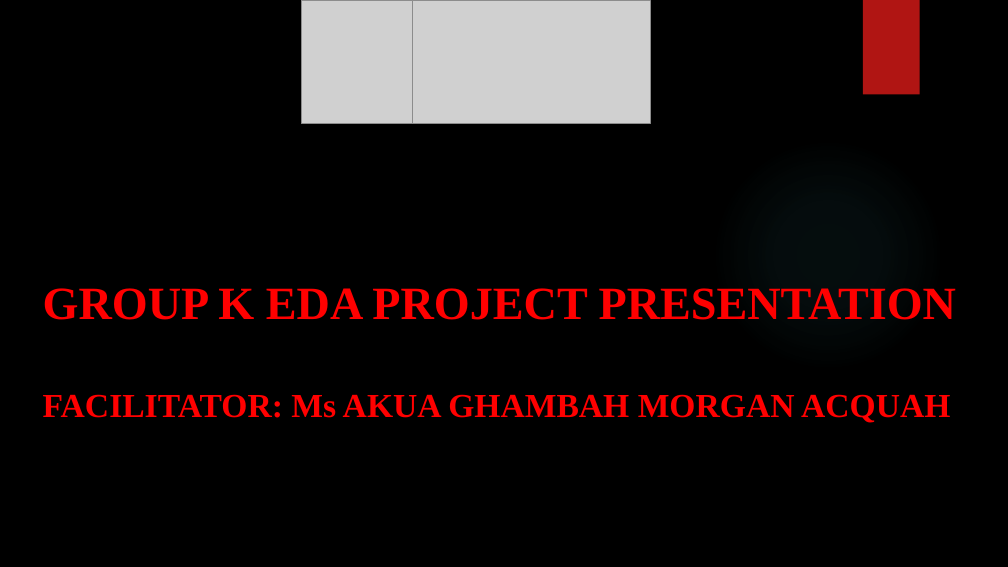
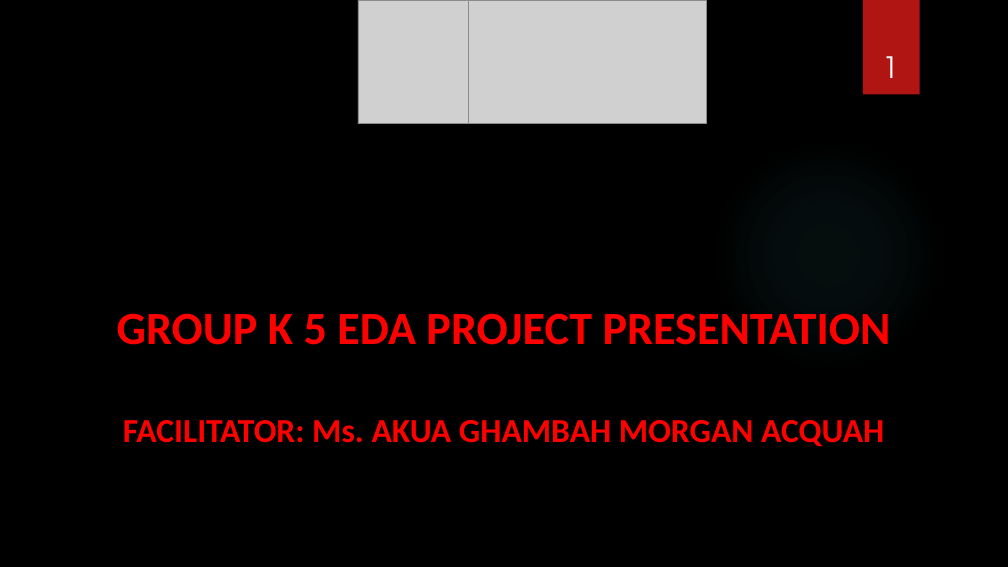
Before and after one commit to JMDUKU/GROUP-K-EDA-PROJECT, a slide deck: slide 1 of Group K EDA Project DIGICAP.pptx. Drawn at 1008x567 pixels with LibreOffice and Linux fonts; fonts in the diff are those of the drawing; grey boxes stand for pictures; background and template pictures are left out. Boxes give left, top, right and bottom in pixels: in the first picture for what was removed or moved away, otherwise in the second. Text is boxed around its words. In the diff, an @@ line names an element or a change of style, - is before the commit and + after.

```diff
--- a/Group K EDA Project DIGICAP.pptx
+++ b/Group K EDA Project DIGICAP.pptx
@@ picture: place and size @@
-picture at box(302, 0, 413, 124)
+picture at box(358, 0, 470, 124)
@@ picture: place and size @@
-picture at box(413, 0, 650, 124)
+picture at box(469, 0, 706, 124)
@@ page number added at box(882, 56, 898, 78), 28 pt, text #FFFFFF @@
+1
@@ title at box(117, 313, 891, 447): text changed; font Times New Roman to Calibri @@
-GROUP K EDA PROJECT PRESENTATION
-FACILITATOR: Ms AKUA GHAMBAH MORGAN ACQUAH
+GROUP K 5 EDA PROJECT PRESENTATION
+FACILITATOR: Ms. AKUA GHAMBAH MORGAN ACQUAH
```
Also in this commit, not shown: 18 other slides changed, 2 slides added, 1 slide removed.
